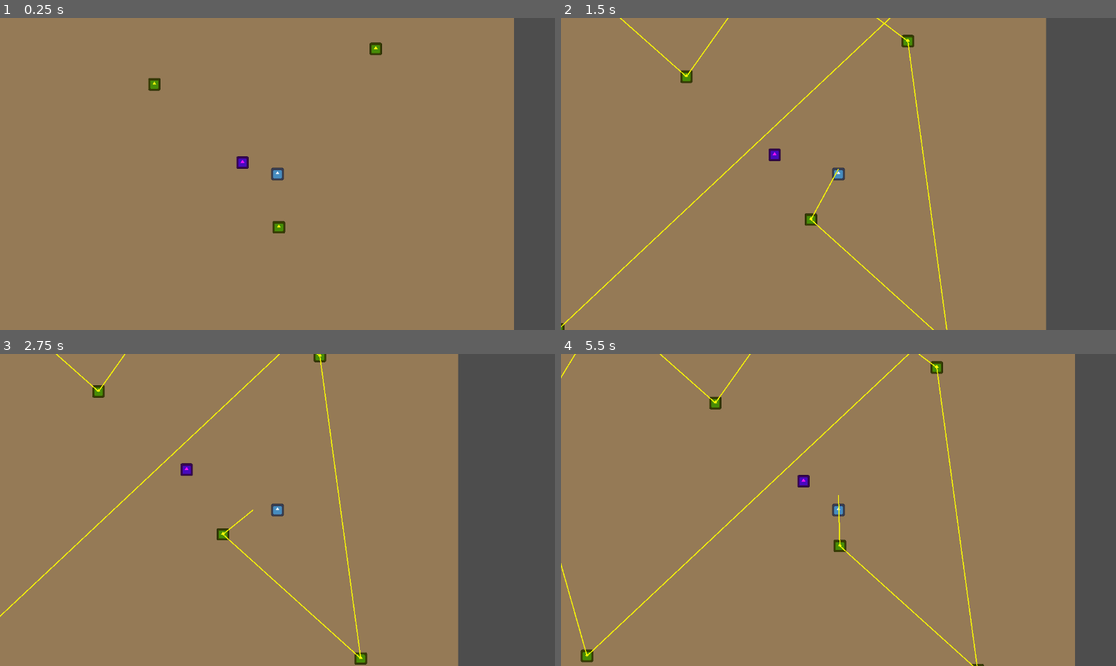
Above: before the commit, frames 1-4 (two rows, left to right).
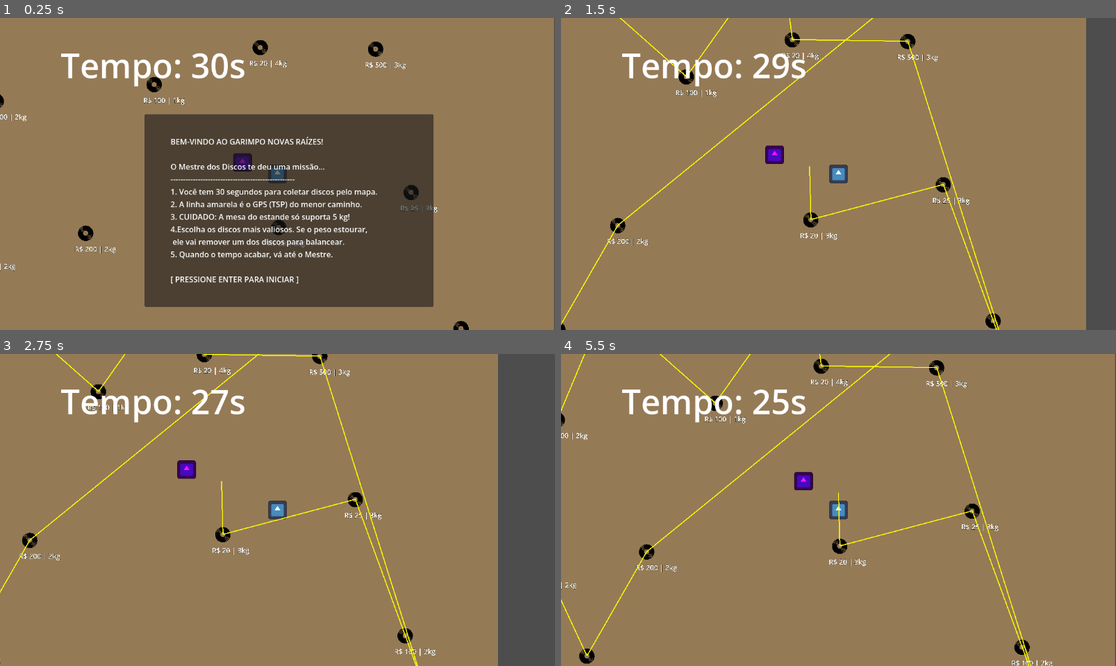
Above: after the commit, the same moments.

Repository: ianMonteiro07/Garimpo-game
Game: Godot game, scene res://main.tscn
Two runs of this game, one before a commit and one after it. Both use one fixed random seed, a clock stepped at 60 frames per second and the inputs below. The engine's default icon, where the game draws it, is replaced by a stand-in: a white triangle on a blue panel in a dark square.
Inputs:
- Up to frame 1 (0.25 s): no input
- Up to frame 2 (1.5 s): tap Enter at 0.5, 0.6, 1.35 s; hold Right (ui_right) 0.53-1.28 s; hold Down (ui_down) from 1.28 s (still down)
- Up to frame 3 (2.75 s): release Down (ui_down) at 2.03 s; hold Right (ui_right) from 2.03 s (still down); tap Enter at 2.1 s
- Up to frame 4 (5.5 s): release Right (ui_right) at 2.78 s; hold Up (ui_up) 2.78-3.53 s; tap Enter every 0.75 s from 2.85 to 5.1 s; hold Left (ui_left) 3.53-5.03 s; hold Down (ui_down) from 5.03 s (still down)

The runs differ from the first frame. In frame 1, 41% of the frame differs, in the area x 0-100%, y 0-100%; in frame 2, 11%; in frame 3, 11%; in frame 4, 12%.

Commit message:
Finaliza o fluxo do jogo: cronômetro, regras de início, veredito do Mestre e ícones SVG

Diff:
--- /dev/null
+++ b/504759.svg
@@ -0,0 +1,82 @@
+<?xml version="1.0" standalone="no"?>
+<!DOCTYPE svg PUBLIC "-//W3C//DTD SVG 20010904//EN"
+ "http://www.w3.org/TR/2001/REC-SVG-20010904/DTD/svg10.dtd">
+<svg version="1.0" xmlns="http://www.w3.org/2000/svg"
+ width="1278.000000pt" height="1280.000000pt" viewBox="0 0 1278.000000 1280.000000"
+ preserveAspectRatio="xMidYMid meet">
+<metadata>
+Created by potrace 1.15, written by Peter Selinger 2001-2017
+</metadata>
+<g transform="translate(0.000000,1280.000000) scale(0.100000,-0.100000)"
+fill="#000000" stroke="none">
+<path d="M6055 12089 c-1421 -43 -2678 -544 -3720 -1484 -606 -546 -1074
+-1156 -1405 -1830 -336 -686 -519 -1397 -571 -2220 -13 -214 -7 -757 10 -950
+119 -1298 574 -2366 1421 -3335 138 -158 469 -487 620 -616 953 -816 1979
+-1252 3250 -1381 222 -23 974 -26 1195 -5 1389 131 2510 634 3526 1585 532
+498 978 1099 1285 1731 325 672 502 1365 555 2176 15 233 6 805 -15 1018 -91
+886 -327 1636 -736 2342 -451 777 -1146 1509 -1925 2025 -1015 673 -2161 983
+-3490 944z m-1825 -654 c0 -2 -22 -16 -49 -30 -27 -13 -134 -75 -238 -136
+-1273 -757 -2180 -1683 -2737 -2796 -86 -173 -235 -524 -266 -631 -27 -87 -19
+-30 15 119 147 641 404 1194 796 1710 267 351 639 721 994 990 376 285 827
+531 1320 720 154 59 165 62 165 54z m148 -390 c-2 -3 -76 -46 -164 -96 -1295
+-742 -2229 -1714 -2703 -2814 -65 -151 -154 -390 -166 -443 -4 -18 -9 -31 -12
+-29 -7 8 35 230 73 382 164 653 508 1247 1044 1798 537 553 1085 910 1780
+1158 130 46 159 55 148 44z m142 -379 c0 -2 -44 -28 -97 -56 -309 -165 -746
+-455 -1037 -688 -820 -657 -1360 -1421 -1613 -2282 -48 -164 -52 -163 -23 7
+109 639 375 1200 818 1722 134 157 434 448 592 574 378 301 776 523 1220 678
+155 55 140 50 140 45z m146 -384 c-3 -5 -42 -31 -88 -58 -46 -26 -175 -110
+-288 -185 -1172 -779 -1879 -1640 -2136 -2601 -23 -87 -24 -89 -19 -36 9 96
+53 316 89 448 115 421 324 827 603 1174 130 162 407 437 573 570 141 112 385
+279 530 361 143 82 378 193 540 256 85 33 164 64 175 69 26 11 27 11 21 2z
+m56 -442 c-62 -33 -187 -104 -278 -159 -1040 -628 -1665 -1436 -1888 -2438
+-27 -122 -31 -101 -15 82 56 647 328 1195 854 1720 310 311 658 548 1051 716
+123 53 354 138 374 138 8 1 -36 -26 -98 -59z m233 -338 c-6 -5 -57 -37 -115
+-72 -664 -402 -1201 -881 -1515 -1355 -195 -293 -329 -609 -384 -909 -24 -125
+-26 -90 -6 69 68 524 241 960 521 1318 88 112 328 344 446 432 275 204 574
+358 943 485 125 44 122 43 110 32z m174 -377 c-3 -2 -48 -30 -100 -61 -741
+-445 -1252 -940 -1504 -1459 -102 -210 -159 -396 -189 -620 l-14 -100 -1 70
+c-6 372 125 803 344 1130 327 488 797 843 1340 1010 109 34 133 40 124 30z
+m11 -438 c-302 -167 -533 -349 -786 -618 -356 -380 -572 -799 -618 -1192 l-12
+-112 -8 130 c-12 218 17 459 80 654 150 458 552 844 1134 1086 81 34 301 114
+315 114 6 1 -42 -28 -105 -62z m200 -373 c-559 -300 -917 -667 -1100 -1129
+-58 -145 -116 -409 -122 -545 -3 -84 -15 97 -17 245 -1 166 17 302 60 440 123
+397 442 709 939 920 76 33 301 114 315 114 6 1 -28 -20 -75 -45z m1121 -104
+c509 -52 936 -281 1286 -689 368 -430 517 -1032 402 -1628 -123 -640 -644
+-1228 -1274 -1442 -480 -162 -1047 -126 -1483 93 -527 265 -921 767 -1031
+1311 -35 174 -44 286 -38 494 11 425 123 759 361 1079 424 569 1070 853 1777
+782z m-5141 -595 c0 -8 -7 -15 -15 -15 -16 0 -20 12 -8 23 11 12 23 8 23 -8z
+m7065 -2335 c-21 -453 -261 -798 -717 -1030 -177 -91 -329 -146 -623 -227 -11
+-3 48 29 130 70 484 244 837 580 1020 972 98 209 134 348 177 678 5 45 18
+-371 13 -463z m380 19 c-84 -646 -491 -1182 -1140 -1500 -138 -67 -408 -169
+-447 -169 -7 0 25 21 72 46 114 61 183 103 325 198 470 312 793 650 987 1031
+114 225 171 422 205 710 8 66 8 63 11 -64 1 -80 -4 -182 -13 -252z m786 -111
+c-55 -580 -268 -1044 -675 -1466 -367 -380 -761 -631 -1286 -818 -52 -19 -99
+-34 -105 -34 -5 0 40 27 100 61 880 487 1515 1111 1793 1759 80 186 146 415
+167 578 13 101 17 43 6 -80z m-431 -55 c-47 -260 -109 -452 -215 -672 -110
+-226 -232 -397 -411 -573 -205 -202 -431 -353 -717 -480 -115 -51 -435 -163
+-443 -156 -2 3 35 29 83 58 49 29 158 100 243 158 652 442 1084 888 1318 1361
+69 138 135 317 148 401 4 25 9 40 11 33 2 -6 -5 -65 -17 -130z m805 -170 c-67
+-315 -203 -696 -333 -933 -427 -782 -1018 -1265 -1836 -1501 -76 -22 -140 -38
+-142 -36 -2 2 38 21 89 43 105 45 340 173 472 258 453 292 935 763 1270 1241
+208 297 385 655 467 947 18 64 35 114 37 113 2 -2 -9 -61 -24 -132z m442 75
+c-3 -8 -6 -5 -6 6 -1 11 2 17 5 13 3 -3 4 -12 1 -19z m-27 -135 c-148 -1071
+-793 -1891 -1995 -2536 -148 -79 -522 -257 -542 -257 -4 0 36 24 89 54 517
+292 1055 697 1400 1054 313 325 613 775 835 1253 81 175 213 497 213 520 0 7
+3 10 6 6 3 -3 1 -46 -6 -94z m430 -23 c0 -5 -4 -10 -10 -10 -5 0 -10 5 -10 10
+0 6 5 10 10 10 6 0 10 -4 10 -10z m-35 -166 c-82 -622 -374 -1204 -887 -1764
+-457 -500 -987 -877 -1569 -1116 -115 -47 -399 -146 -399 -139 0 3 37 23 82
+46 132 66 320 174 493 281 823 512 1463 1154 1886 1893 134 234 301 606 376
+837 15 47 29 85 31 84 1 -2 -5 -56 -13 -122z m370 -270 c-199 -765 -581 -1412
+-1176 -1989 -512 -496 -1091 -851 -1816 -1114 -46 -16 -83 -28 -83 -26 0 2 39
+24 88 50 292 159 733 443 1020 659 821 618 1401 1288 1777 2051 87 177 204
+453 219 519 4 15 9 26 11 24 3 -2 -15 -80 -40 -174z m452 84 c-3 -7 -5 -2 -5
+12 0 14 2 19 5 13 2 -7 2 -19 0 -25z m-78 -258 c-97 -341 -188 -583 -319 -857
+-371 -771 -872 -1349 -1575 -1818 -384 -255 -756 -440 -1225 -609 -242 -88
+-245 -87 -75 2 429 225 707 401 1055 665 505 384 984 857 1370 1352 125 161
+343 485 446 665 103 180 246 473 314 642 30 75 55 136 57 135 1 -2 -20 -81
+-48 -177z"/>
+<path d="M6149 6545 c-56 -18 -113 -77 -128 -132 -14 -49 -14 -137 0 -186 23
+-84 107 -139 217 -141 172 -3 251 82 240 258 -9 139 -76 206 -212 213 -44 2
+-89 -3 -117 -12z"/>
+</g>
+</svg>
--- a/disco.gd
+++ b/disco.gd
@@ -4,6 +4,15 @@
 @export var nome_disco: String = "Vinicius de Moraes"
 @export var peso: int = 1
 @export var valor: int = 50
+
+# Pega a referência do nó Label que você adicionou na cena
+@onready var info_label = $Label
+
+# _ready roda assim que o disco aparece na tela (quando você dá Play)
+func _ready():
+	# Verifica se o Label existe e atualiza o texto com os valores do Inspetor
+	if info_label:
+		info_label.text = "R$ " + str(valor) + " | " + str(peso) + "kg"
 
 # Esta função permite que o Player saiba exatamente onde este disco está
 func get_posicao():
--- a/disco.tscn
+++ b/disco.tscn
@@ -1,20 +1,34 @@
 [gd_scene format=3 uid="uid://coiqqh16cokq0"]
 
-[ext_resource type="Texture2D" uid="uid://xvuji8e3c438" path="res://icon.svg" id="1_fygv6"]
 [ext_resource type="Script" uid="uid://bojve3co68y6u" path="res://disco.gd" id="1_gi8b8"]
+[ext_resource type="Texture2D" uid="uid://upd24u4ok0bq" path="res://504759.svg" id="2_gi8b8"]
 
 [sub_resource type="CircleShape2D" id="CircleShape2D_h2yge"]
 radius = 80.622574
+
+[sub_resource type="LabelSettings" id="LabelSettings_gi8b8"]
+font_size = 72
+outline_size = 4
+outline_color = Color(0.0076785297, 0.070462264, 0.033782553, 1)
 
 [node name="Disco" type="Area2D" unique_id=987867907 groups=["discos"]]
 script = ExtResource("1_gi8b8")
 
 [node name="Sprite2D" type="Sprite2D" parent="." unique_id=1512718883]
 modulate = Color(1, 1, 0.039215688, 1)
-texture = ExtResource("1_fygv6")
+scale = Vector2(0.1, 0.1)
+texture = ExtResource("2_gi8b8")
 
 [node name="CollisionShape2D" type="CollisionShape2D" parent="." unique_id=157939633]
 position = Vector2(2, 0)
 shape = SubResource("CircleShape2D_h2yge")
 
+[node name="Label" type="Label" parent="." unique_id=697399026]
+offset_left = -114.0
+offset_top = 116.0
+offset_right = 116.0
+offset_bottom = 181.0
+label_settings = SubResource("LabelSettings_gi8b8")
+horizontal_alignment = 1
+
 [connection signal="body_entered" from="." to="." method="_on_body_entered"]
--- a/main.tscn
+++ b/main.tscn
@@ -8,12 +8,15 @@
 [sub_resource type="RectangleShape2D" id="RectangleShape2D_1bvp3"]
 size = Vector2(131, 131)
 
+[sub_resource type="LabelSettings" id="LabelSettings_1bvp3"]
+font_size = 70
+
 [node name="Main" type="Node2D" unique_id=1800816381]
 
 [node name="Chao" type="ColorRect" parent="." unique_id=832092580]
-offset_left = -2984.0
+offset_left = -2565.0
 offset_top = -2685.0
-offset_right = 3036.0
+offset_right = 3455.0
 offset_bottom = 2763.0
 color = Color(0.58431375, 0.47843137, 0.3372549, 1)
 
@@ -22,6 +25,7 @@
 script = ExtResource("1_0xm2m")
 
 [node name="Sprite2D" type="Sprite2D" parent="Player" unique_id=2119148913]
+scale = Vector2(1.5, 1.5)
 texture = ExtResource("2_h2yge")
 
 [node name="CollisionShape2D" type="CollisionShape2D" parent="Player" unique_id=901929133]
@@ -31,52 +35,103 @@
 [node name="Camera2D" type="Camera2D" parent="Player" unique_id=790768305]
 zoom = Vector2(0.2, 0.2)
 
+[node name="CanvasLayer" type="CanvasLayer" parent="Player" unique_id=490629267]
+
+[node name="TempoLabel" type="Label" parent="Player/CanvasLayer" unique_id=1147603060]
+offset_top = 50.0
+offset_right = 636.0
+offset_bottom = 404.0
+label_settings = SubResource("LabelSettings_1bvp3")
+horizontal_alignment = 1
+
+[node name="Timer" type="Timer" parent="Player" unique_id=1361457331]
+wait_time = 30.0
+one_shot = true
+autostart = true
+
 [node name="NPC" parent="." unique_id=1951759087 instance=ExtResource("3_h2yge")]
 position = Vector2(220, 204)
 
 [node name="Disco" parent="." unique_id=987867907 instance=ExtResource("4_1bvp3")]
 position = Vector2(2589, -2315)
-valor = 300
+peso = 2
+valor = 450
 
 [node name="Disco7" parent="." unique_id=573483547 instance=ExtResource("4_1bvp3")]
 position = Vector2(275, -1975)
 nome_disco = "Jorge Benjor"
 valor = 200
 
+[node name="Disco14" parent="." unique_id=1507181388 instance=ExtResource("4_1bvp3")]
+position = Vector2(1971, 512)
+nome_disco = "Marilia"
+peso = 3
+valor = 25
+
 [node name="Disco8" parent="." unique_id=552785754 instance=ExtResource("4_1bvp3")]
 position = Vector2(-695, -608)
 nome_disco = "Alceu Valença"
+valor = 100
+
+[node name="Disco9" parent="." unique_id=1093628874 instance=ExtResource("4_1bvp3")]
+position = Vector2(2704, 2522)
+nome_disco = "Elis Regina"
+peso = 3
 valor = 400
 
-[node name="Disco9" parent="." unique_id=1093628874 instance=ExtResource("4_1bvp3")]
-position = Vector2(2027, 2165)
-nome_disco = "Elis Regina"
-valor = 200
+[node name="Disco10" parent="." unique_id=1790749242 instance=ExtResource("4_1bvp3")]
+position = Vector2(2489, 1926)
+nome_disco = "Seu JORGE"
+peso = 2
+valor = 100
+
+[node name="Disco11" parent="." unique_id=1487654521 instance=ExtResource("4_1bvp3")]
+position = Vector2(405, -993)
+nome_disco = "Zezo"
+peso = 4
+valor = 20
 
 [node name="Disco3" parent="." unique_id=1983757367 instance=ExtResource("4_1bvp3")]
 position = Vector2(1603, -976)
 nome_disco = "Djavan"
-valor = 1000
+peso = 3
+valor = 500
 
 [node name="Disco4" parent="." unique_id=963038637 instance=ExtResource("4_1bvp3")]
-position = Vector2(-2674, -256)
+position = Vector2(-2335, -436)
 nome_disco = "Tom Jobim"
-valor = 700
+peso = 2
+valor = 100
 
 [node name="Disco5" parent="." unique_id=693035656 instance=ExtResource("4_1bvp3")]
 position = Vector2(-2027, 2018)
 nome_disco = "Chico Buarque"
-valor = 800
+peso = 2
+valor = 350
+
+[node name="Disco12" parent="." unique_id=888238506 instance=ExtResource("4_1bvp3")]
+position = Vector2(-2448, 1115)
+nome_disco = "ludmilla"
+peso = 2
+valor = 200
 
 [node name="Disco6" parent="." unique_id=722441975 instance=ExtResource("4_1bvp3")]
 position = Vector2(-1840, -1623)
 nome_disco = " Gal Costa"
+peso = 3
 valor = 950
 
 [node name="Disco2" parent="." unique_id=1783468329 instance=ExtResource("4_1bvp3")]
 position = Vector2(597, 876)
-nome_disco = "Caetano Veloso"
-valor = 500
+nome_disco = "Joyce Alane"
+peso = 3
+valor = 20
+
+[node name="Disco13" parent="." unique_id=744283229 instance=ExtResource("4_1bvp3")]
+position = Vector2(-1407, 936)
+nome_disco = "Angelo li"
+peso = 2
+valor = 200
 
 [node name="UI" type="CanvasLayer" parent="." unique_id=1077397663]
 
@@ -84,7 +139,7 @@
 visible = false
 offset_left = 300.0
 offset_top = 200.0
-offset_right = 700.0
+offset_right = 900.0
 offset_bottom = 600.0
 
 [node name="Label" type="Label" parent="UI/Panel" unique_id=58138067]
--- a/npc.gd
+++ b/npc.gd
@@ -1,7 +1,19 @@
 extends Area2D
 
 func _on_body_entered(body):
+	# 1. Verifica se quem encostou no NPC foi o jogador
 	if body.name == "Player":
-		print("O Mestre está avaliando o seu garimpo...")
-		# Chama o algoritmo da mochila que está dentro do jogador!
-		body.resolver_mochila()
+
+		# 2. A MÁGICA: Verifica em qual "estado" o jogo está
+
+		if body.jogo_finalizado == true:
+			# Se o tempo já acabou, ele abre a tela final com a nota!
+			body.resolver_mochila()
+
+		elif body.jogo_rodando == true:
+			# Se o tempo está correndo e você bater nele sem querer:
+			pass # O comando 'pass' diz ao Godot: "Ignore e não faça NADA"
+
+		else:
+			# Se o jogo nem começou ainda (antes de apertar Enter)
+			pass
--- a/npc.tscn
+++ b/npc.tscn
@@ -11,6 +11,7 @@
 
 [node name="Sprite2D" type="Sprite2D" parent="." unique_id=1040182810]
 modulate = Color(1, 0.0627451, 1, 1)
+scale = Vector2(1.5, 1.5)
 texture = ExtResource("1_ideak")
 
 [node name="CollisionShape2D" type="CollisionShape2D" parent="." unique_id=1634237921]
--- a/player.gd
+++ b/player.gd
@@ -5,42 +5,98 @@
 
 var inventario = []
 
+# Variáveis de Estado do Jogo (A Mágica do Game Flow)
+var jogo_rodando = false
+var jogo_finalizado = false
+
+# Referências para os nós
+@onready var timer = $Timer
+@onready var tempo_label = $CanvasLayer/TempoLabel
+
+func _ready():
+	# Conecta o Timer à função de fim de jogo
+	if timer:
+		timer.timeout.connect(_on_timer_timeout)
+		timer.stop() # Garante que o tempo não comece sozinho
+
+	if tempo_label:
+		tempo_label.text = "Tempo: " + str(int(timer.wait_time)) + "s"
+
+	# --- NOVA PARTE: Exibir as regras logo de cara ---
+	var painel_ui = get_tree().current_scene.get_node_or_null("UI/Panel")
+	var label_ui = get_tree().current_scene.get_node_or_null("UI/Panel/Label")
+
+	if painel_ui and label_ui:
+		painel_ui.show()
+		label_ui.text = "BEM-VINDO AO GARIMPO NOVAS RAÍZES!\n\n" + \
+		"O Mestre dos Discos te deu uma missão...\n" + \
+		"--------------------------------------------------\n" + \
+		"1. Você tem " + str(int(timer.wait_time)) + " segundos para coletar discos pelo mapa.\n" + \
+		"2. A linha amarela é o GPS (TSP) do menor caminho.\n" + \
+		"3. CUIDADO: A mesa do estande só suporta " + str(CAPACIDADE_MAXIMA) + " kg!\n" + \
+		"4.Escolha os discos mais valiosos. Se o peso estourar,\n ele vai remover um dos discos para balancear.\n" + \
+		"5. Quando o tempo acabar, vá até o Mestre.\n\n" + \
+		"[ PRESSIONE ENTER PARA INICIAR ]"
+
+func _process(delta):
+	# Só atualiza o relógio se o jogo estiver valendo
+	if jogo_rodando and timer and not timer.is_stopped():
+		tempo_label.text = "Tempo: " + str(int(timer.time_left)) + "s"
+
 func _physics_process(delta):
-	# Movimentação do jogador
-	var direction = Input.get_vector("ui_left", "ui_right", "ui_up", "ui_down")
-	if direction:
-		velocity = direction * SPEED
-	else:
-		velocity = Vector2.ZERO
-	move_and_slide()
+	# O boneco SÓ se move se o jogo estiver rodando OU se já acabou (para ir até o mestre)
+	if jogo_rodando or jogo_finalizado:
+		var direction = Input.get_vector("ui_left", "ui_right", "ui_up", "ui_down")
+		if direction:
+			velocity = direction * SPEED
+		else:
+			velocity = Vector2.ZERO
+		move_and_slide()
 
 func _input(event):
-	# Diagnóstico: fecha painel com ESC
 	if event is InputEventKey and event.pressed:
+		# Diagnóstico: fecha painel com ESC
 		if event.keycode == KEY_ESCAPE:
 			var painel_ui = get_tree().current_scene.get_node_or_null("UI/Panel")
 			if painel_ui: painel_ui.hide()
 
-		# Calcula e desenha rota com ENTER
+		# Aperta ENTER para Iniciar o Jogo!
 		if event.keycode == KEY_ENTER:
-			calcular_rota_tsp()
+			if not jogo_rodando and not jogo_finalizado:
+
+				# --- NOVA PARTE: Esconde o painel de regras ao iniciar ---
+				var painel_ui = get_tree().current_scene.get_node_or_null("UI/Panel")
+				if painel_ui:
+					painel_ui.hide()
+
+				iniciar_jogo()
+
+func iniciar_jogo():
+	jogo_rodando = true
+	if timer:
+		timer.start() # Agora sim, o relógio começa a bater!
+
+	# Calcula e desenha a rota amarela
+	calcular_rota_tsp()
 
 func atualizar_linha_rota(lista_discos):
 	var linha = get_tree().current_scene.get_node_or_null("RotaVisual")
 	if not linha:
-		print("AVISO: Nó 'RotaVisual' não encontrado no Main. Adicione um Line2D.")
 		return
 
 	linha.clear_points()
-	linha.add_point(global_position) # Começa no jogador
-
+	linha.add_point(global_position)
 	for disco in lista_discos:
-		linha.add_point(disco.get_posicao()) # Vai para cada disco na ordem
+		linha.add_point(disco.get_posicao())
 
 func resolver_mochila():
 	var n = inventario.size()
 	if n == 0:
-		print("Sua mochila está vazia!")
+		var painel_vazio = get_tree().current_scene.get_node("UI/Panel")
+		var label_vazio = get_tree().current_scene.get_node("UI/Panel/Label")
+		if painel_vazio and label_vazio:
+			painel_vazio.show()
+			label_vazio.text = "A feira fechou e você não pegou nada!\nSua avaliação: R$ 0"
 		return
 
 	var matriz = []
@@ -71,12 +127,28 @@
 
 	var texto_final = "AVALIAÇÃO DO MESTRE DOS DISCOS\n"
 	texto_final += "--------------------------------------\n"
-	texto_final += "Capacidade da bolsa: " + str(CAPACIDADE_MAXIMA) + " kg\n"
+	texto_final += "Capacidade da mesa: " + str(CAPACIDADE_MAXIMA) + " kg\n"
 	texto_final += "Valor máximo alcançado: R$ " + str(valor_maximo) + "\n\n"
-	texto_final += "Discos selecionados:\n"
+	texto_final += "Discos selecionados da sua coleta:\n"
 	for disco in discos_escolhidos:
 		texto_final += "- " + disco + "\n"
-	texto_final += "\n(Pressione ESC para fechar)"
+
+	# --- NOVA PARTE: O Veredito do Mestre ---
+	var qtd_discos = discos_escolhidos.size()
+	texto_final += "\nVEREDITO:\n"
+
+	if valor_maximo >= 500:
+		texto_final += "Excepcional! Uma curadoria digna de um verdadeiro colecionador.!"
+	elif valor_maximo >= 200:
+		texto_final += "Uma boa seleção. Rende um som legal.."
+	else:
+		if qtd_discos >= 3:
+			texto_final += "Você encheu a mesa de peso morto! Lembre-se: no garimpo, quantidade não é qualidade."
+		else:
+			texto_final += "Muito fraco. Faltou visão de curador para escolher as peças certas..."
+	# ----------------------------------------
+
+	texto_final += "\n\n(Pressione ESC para fechar)"
 
 	var painel_ui = get_tree().current_scene.get_node("UI/Panel")
 	var label_ui = get_tree().current_scene.get_node("UI/Panel/Label")
@@ -85,7 +157,6 @@
 	label_ui.text = texto_final
 
 func calcular_rota_tsp():
-	print("--- Iniciando cálculo TSP ---")
 	var todos_nos = get_tree().current_scene.get_children()
 	var discos = []
 
@@ -94,7 +165,6 @@
 			discos.append(n)
 
 	if discos.size() == 0:
-		print("ERRO: Nenhum disco encontrado.")
 		return
 
 	var rota_objetos = []
@@ -117,6 +187,23 @@
 			rota_objetos.append(mais_proximo)
 			atual = mais_proximo.get_posicao()
 
-	# Desenha a linha amarela na tela
 	atualizar_linha_rota(rota_objetos)
-	print("Rota Otimizada calculada e desenhada!")
+
+func _on_timer_timeout():
+	jogo_rodando = false
+	jogo_finalizado = true
+
+	if tempo_label:
+		tempo_label.text = "Tempo Esgotado! Vá até o Mestre!"
+
+	# Limpa os discos restantes do mapa
+	var todos_nos = get_tree().current_scene.get_children()
+	for n in todos_nos:
+		# Se tem a função get_posicao, sabemos que é um disco, então deletamos
+		if n.has_method("get_posicao"):
+			n.queue_free()
+
+	# Limpa a linha amarela
+	var linha = get_tree().current_scene.get_node_or_null("RotaVisual")
+	if linha:
+		linha.clear_points()
Not shown, added: 504759.svg.import
